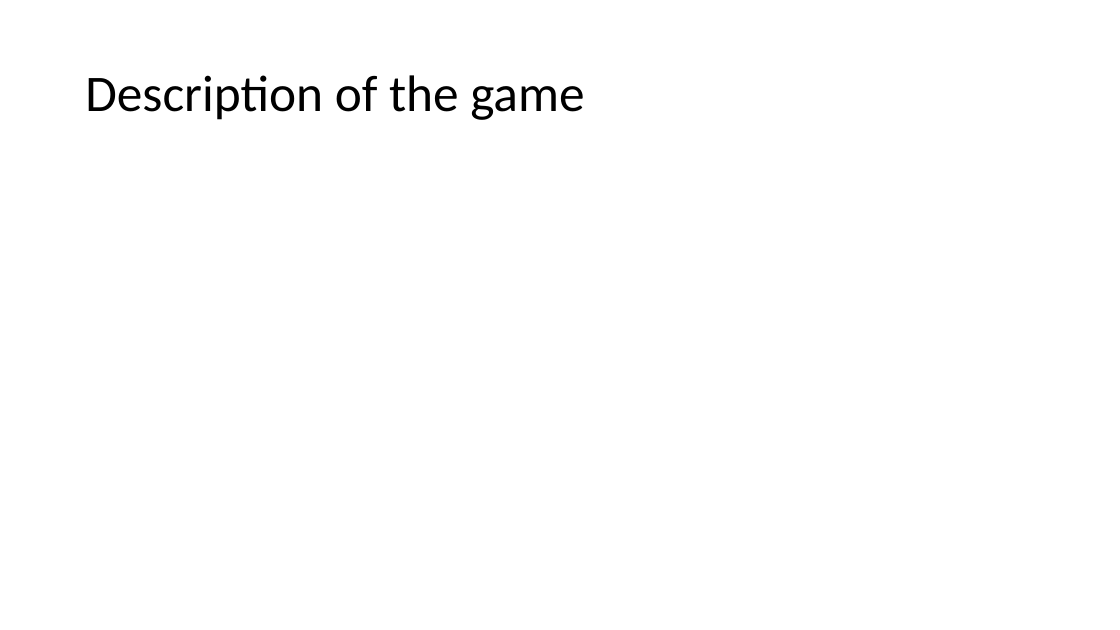
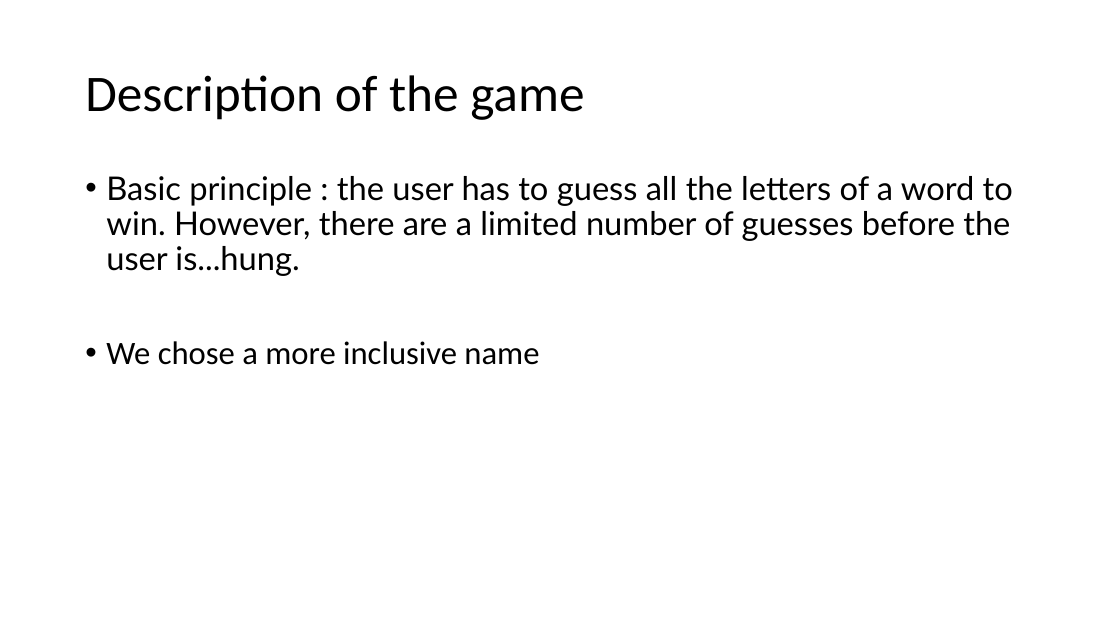
Before and after one commit to louis-md/hangman, a slide deck: slide 2 of Presentation1.pptx (slide 3 before the commit). Drawn at 1120x630 pixels with LibreOffice and Linux fonts; fonts in the diff are those of the drawing. Boxes give left, top, right and bottom in pixels: in the first picture for what was removed or moved away, otherwise in the second. Text is boxed around its words. In the diff, an @@ line names an element or a change of style, - is before the commit and + after.

```diff
--- a/Presentation1.pptx
+++ b/Presentation1.pptx
@@ text added at <box>106,176,1013,365</box>, 28 pt, text #000000 @@
+• Basic principle : the user has to guess all the letters of a word to win. However, there are a limited number of guesses before the user is...hung.
+• We chose a more inclusive name
```
Also in this commit, not shown: 2 other slides changed, 7 slides added, 4 slides removed.
